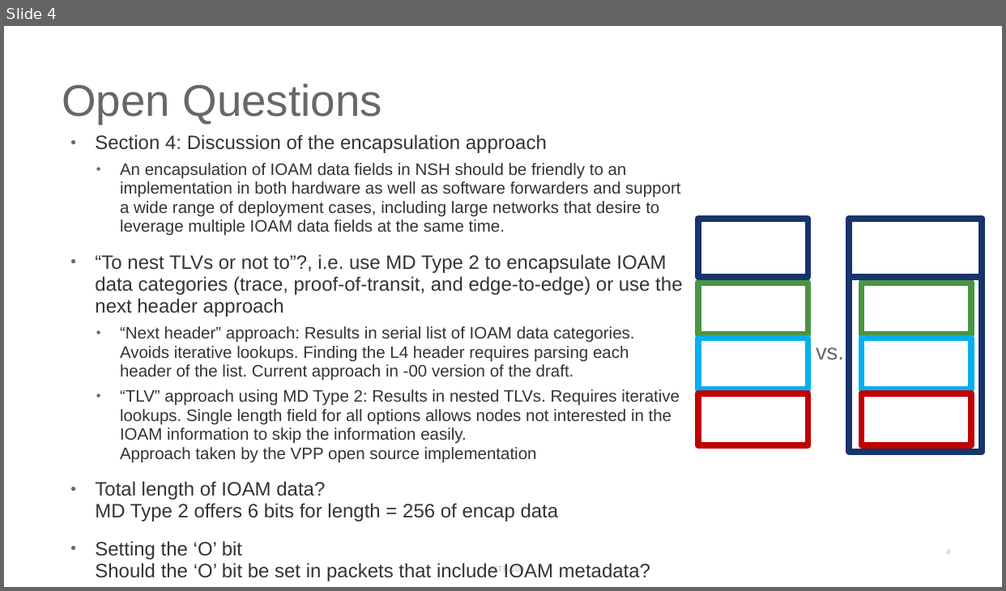
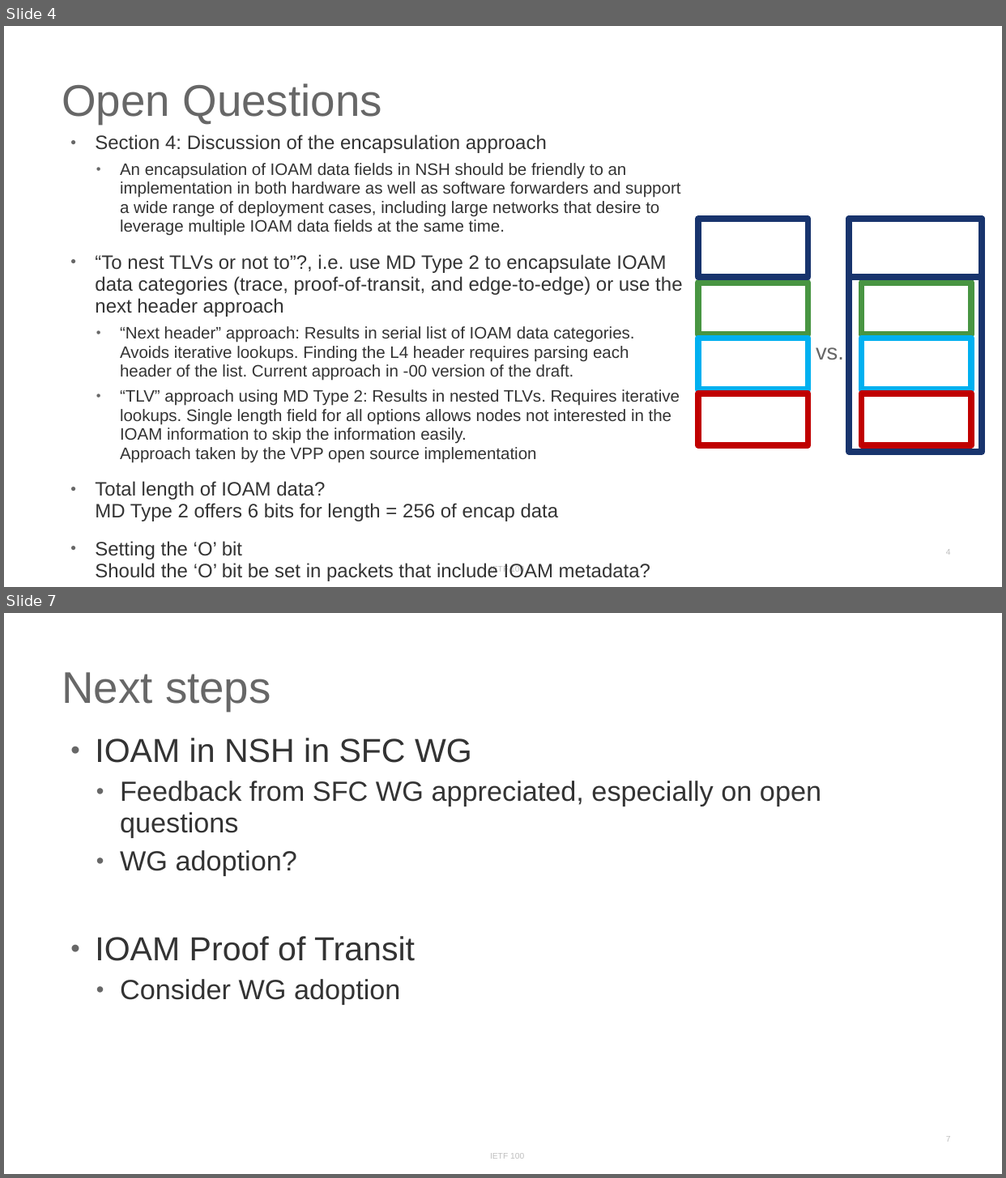
Before and after one commit to inband-oam/ietf, a slide deck: presentations/IETF100/IETF100-SFC-IOAM.pptx. Shown one above the other, each under a label of ours: slide 4 before the commit, slides 4 and 7 after it; the slides between them are not shown. The pictures are 1006x591 and 1006x1178 pixels, drawn with LibreOffice and Linux fonts; fonts in the diff are those of the drawing. Boxes give left, top, right and bottom in pixels: in the first picture for what was removed or moved away, otherwise in the second. Text is boxed around its words. In the diff, an @@ line names an element or a change of style, - is before the commit and + after.

```diff
--- a/presentations/IETF100/IETF100-SFC-IOAM.pptx
+++ b/presentations/IETF100/IETF100-SFC-IOAM.pptx
@@ slide 7 added at bbox=[4, 613, 1002, 1174], background #FFFFFF; not listed: 2 template elements that a slide beside it also shows @@
@@ title added at bbox=[62, 672, 271, 710], 32 pt, text #676767 @@
+Next steps
@@ text added at bbox=[95, 738, 821, 1005], 20 pt, text #343434 @@
+• IOAM in NSH in SFC WG
+  • Feedback from SFC WG appreciated, especially on open questions
+  • WG adoption?
+• IOAM Proof of Transit
+  • Consider WG adoption
```
Also in this commit, not shown: 4 slides changed, 5 other files.
